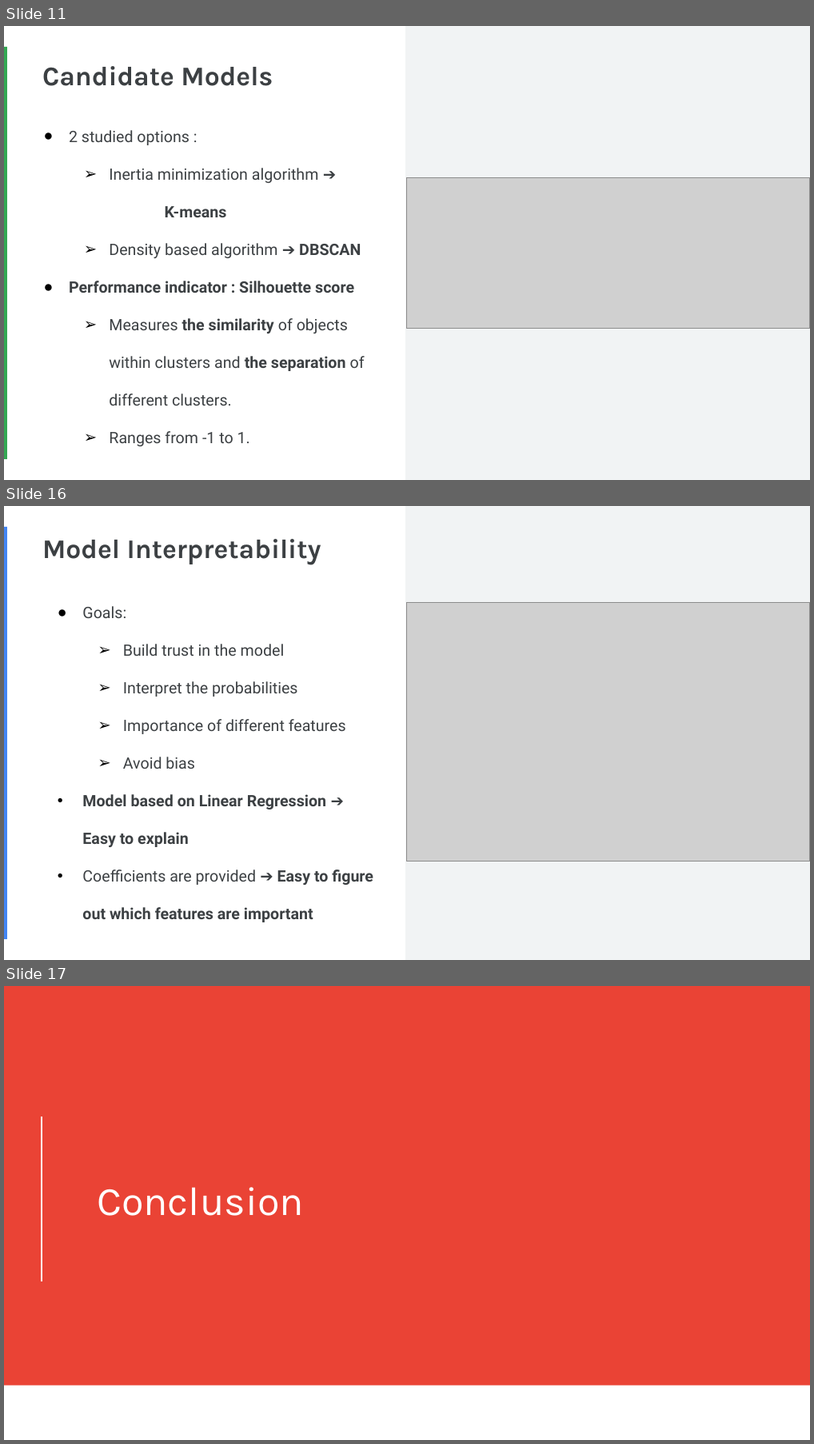
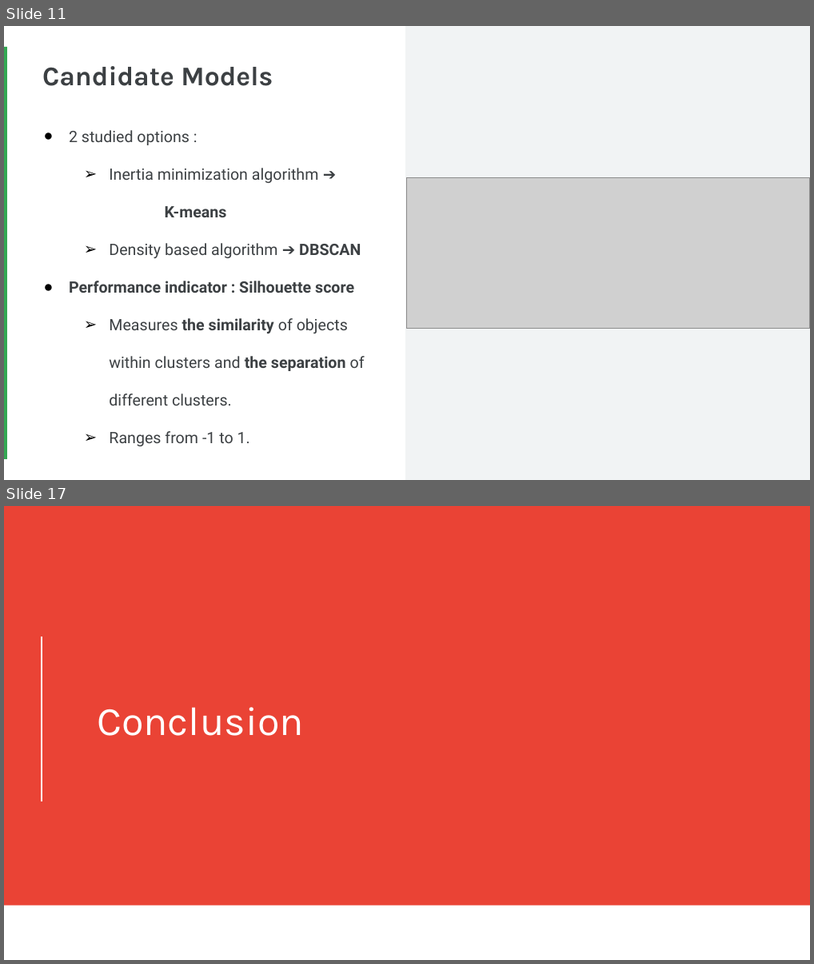
Before and after one commit to Faskill/E-Commerce-Customer-Segmentation, a slide deck: P5_02_Presentation.pptx. Shown one above the other, each under a label of ours: slides 11, 16 and 17 before the commit, slides 11 and 17 after it; the slides between them are not shown. The pictures are 814x1444 and 814x964 pixels, drawn with LibreOffice and Linux fonts; fonts in the diff are those of the drawing; grey boxes stand for pictures. Boxes give left, top, right and bottom in pixels: in the first picture for what was removed or moved away, otherwise in the second. Text is boxed around its words. In the diff, an @@ line names an element or a change of style, - is before the commit and + after.

```diff
--- a/P5_02_Presentation.pptx
+++ b/P5_02_Presentation.pptx
@@ slide 16 removed at <box>4,506,810,960</box>, background #FFFFFF; not listed: 1 template element that a slide beside it also shows @@
@@ rectangle removed at <box>4,527,7,939</box> @@
@@ title removed at <box>42,539,322,565</box> @@
-Model Interpretability
@@ text removed at <box>82,606,374,922</box> @@
-● Goals:
-  ➢ Build trust in the model
-  ➢ Interpret the probabilities
-  ➢ Importance of different features
-  ➢ Avoid bias
-• Model based on Linear Regression ➔ Easy to explain
-• Coefficients are provided ➔ Easy to figure out which features are important
@@ picture removed at <box>407,603,810,862</box> @@
```
Also in this commit, not shown: 4 slides changed, 2 slides added, 1 other slide removed, 1 other file.
